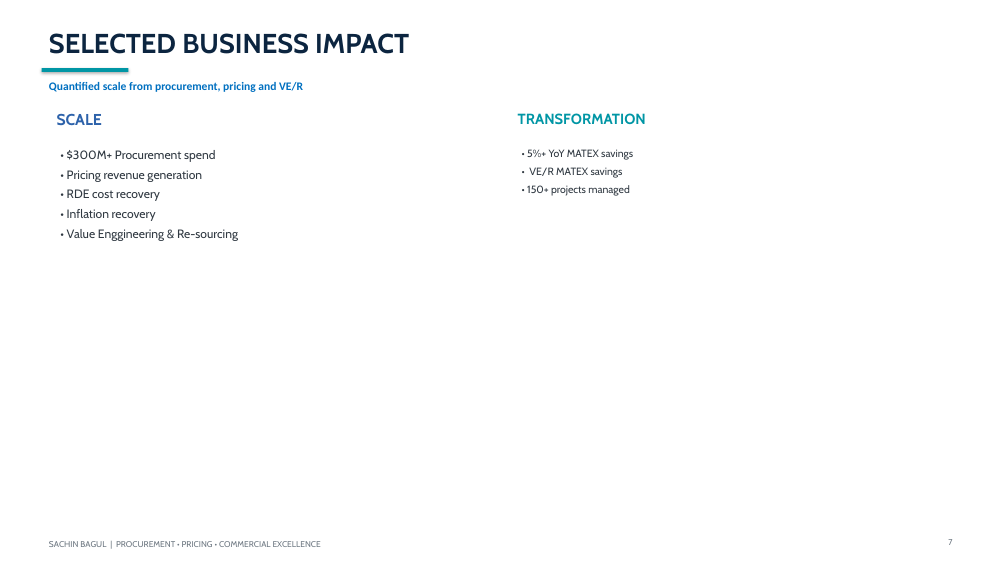
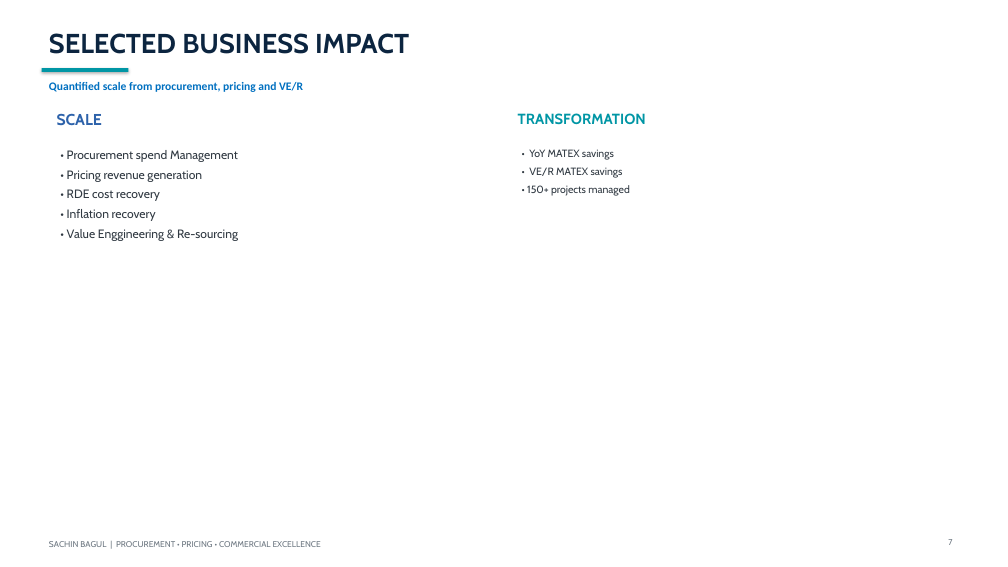
Before and after one commit to sachin-bagul/Sachin-Bagul.github.io, a slide deck: slide 8 of Sachin_Bagul_Executive_Presentation_2026.pptx. Drawn at 1008x567 pixels with LibreOffice and Linux fonts; fonts in the diff are those of the drawing. Boxes give left, top, right and bottom in pixels: in the first picture for what was removed or moved away, otherwise in the second. Text is boxed around its words. In the diff, an @@ line names an element or a change of style, - is before the commit and + after.

```diff
--- a/Sachin_Bagul_Executive_Presentation_2026.pptx
+++ b/Sachin_Bagul_Executive_Presentation_2026.pptx
@@ text at <box>529,149,614,160</box>: text changed @@
-• 5%+ YoY MATEX savings
+• YoY MATEX savings
@@ text at <box>67,150,238,162</box>: text changed @@
-• $300M+ Procurement spend
+• Procurement spend Management
```
Also in this commit, not shown: 1 other slide changed.
